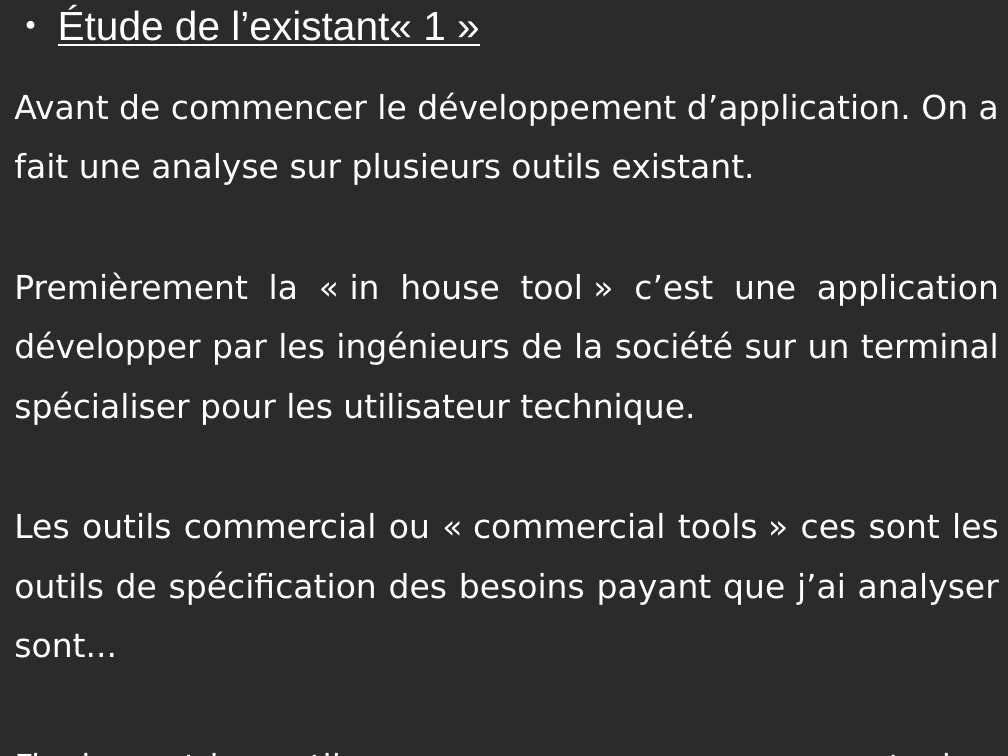
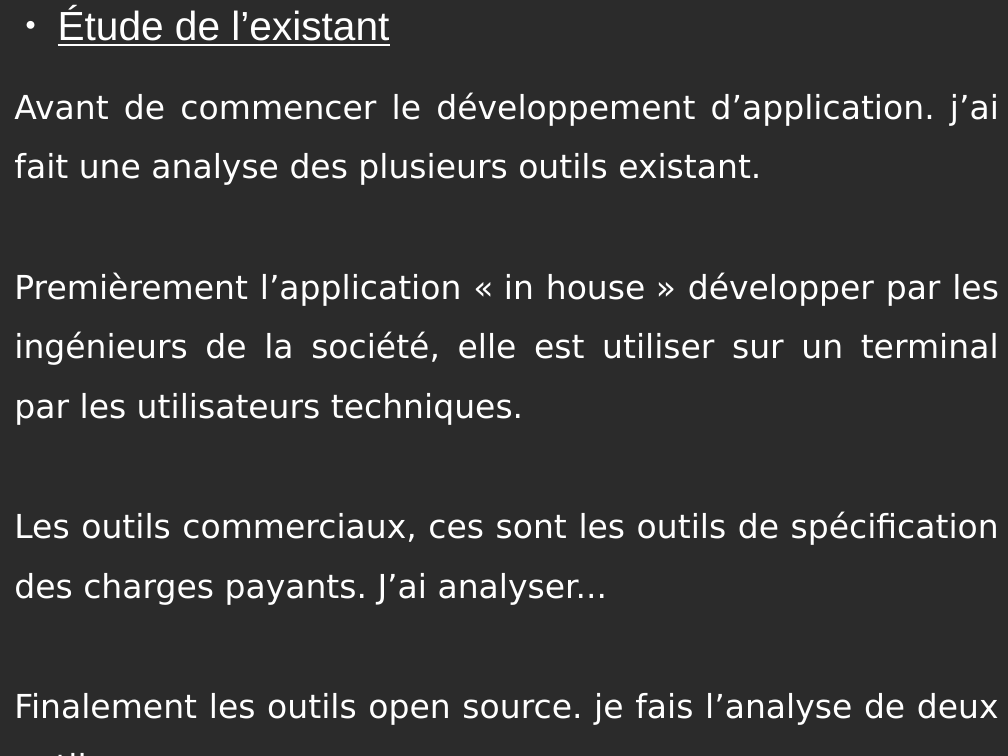
Before and after one commit to amine95bz/PFE, a slide deck: slide 4 of speech.odp. Drawn at 1008x756 pixels with LibreOffice and Linux fonts; fonts in the diff are those of the drawing; background and template pictures are left out; a plain dark background stands for a picture behind light text. Boxes give left, top, right and bottom in pixels: in the first picture for what was removed or moved away, otherwise in the second. Text is boxed around its words. In the diff, an @@ line names an element or a change of style, - is before the commit and + after.

```diff
--- a/speech.odp
+++ b/speech.odp
@@ text at (x1=14, y1=8, x2=999, y2=725): text changed @@
-● Étude de l’existant« 1 »
-Avant de commencer le développement d’application. On a fait une analyse sur plusieurs outils existant.
-Premièrement la « in house tool » c’est une application développer par les ingénieurs de la société sur un terminal spécialiser pour les utilisateur technique.
-Les outils commercial ou « commercial tools » ces sont les outils de spécification des besoins payant que j’ai analyser sont...
-Finalement les outils open source ou « open source tools » pour ce type la je fais l’analyse de deux outils qui sont …
+● Étude de l’existant
+Avant de commencer le développement d’application. j’ai fait une analyse des plusieurs outils existant.
+Premièrement l’application « in house » développer par les ingénieurs de la société, elle est utiliser sur un terminal par les utilisateurs techniques.
+Les outils commerciaux, ces sont les outils de spécification des charges payants. J’ai analyser...
+Finalement les outils open source. je fais l’analyse de deux outils ...
```
Also in this commit, not shown: 5 other slides changed, 1 other file.
